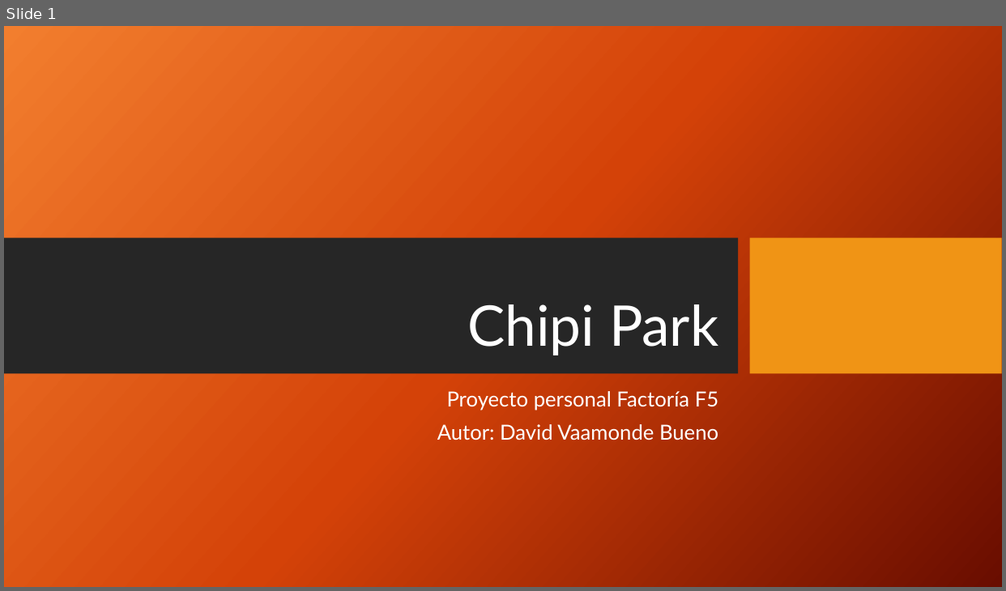
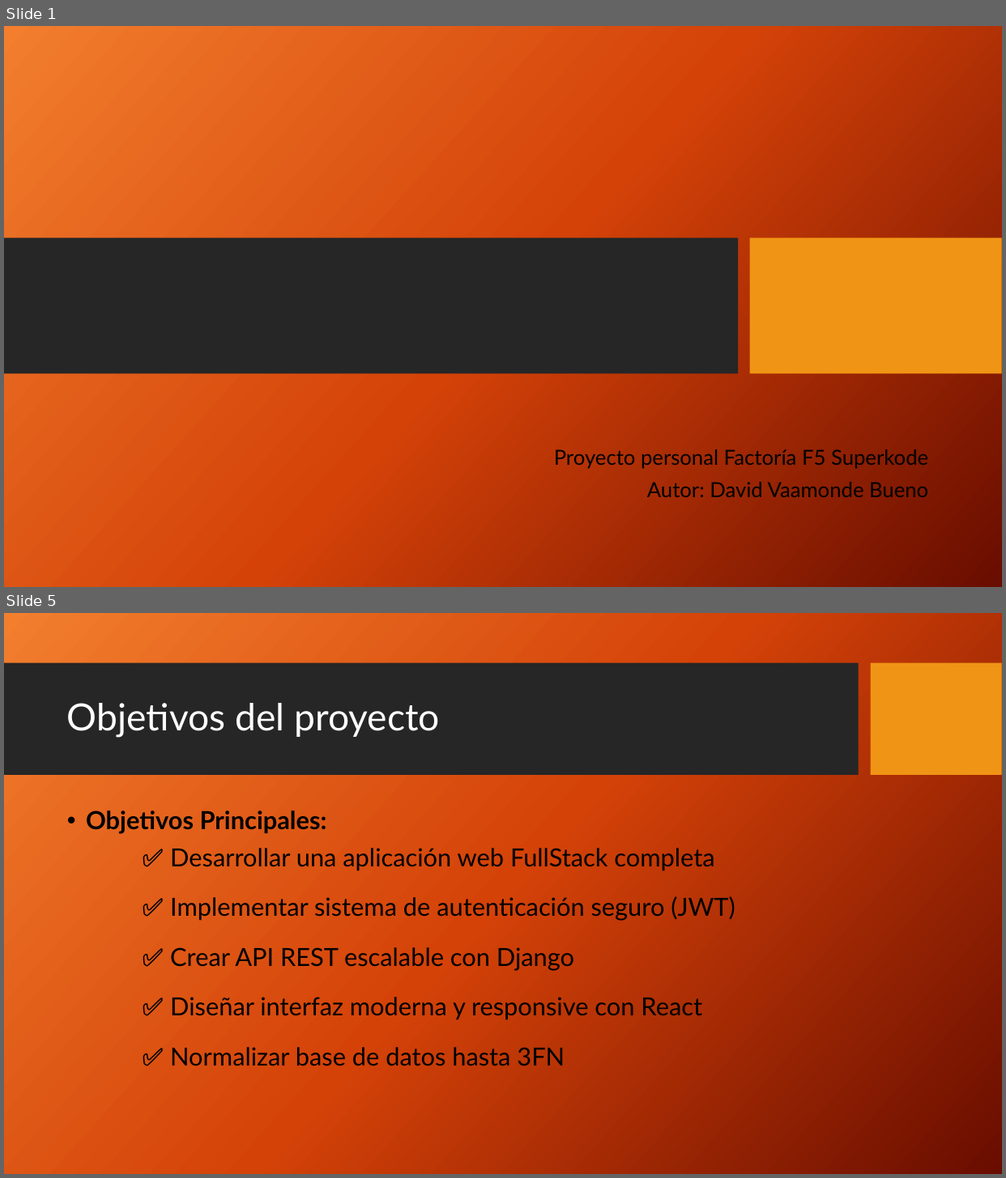
Before and after one commit to DavidLapi/Chipi-Park, a slide deck: Documentation/Chipi Park.pptx. Shown one above the other, each under a label of ours: slide 1 before the commit, slides 1 and 5 after it; the slides between them are not shown. The pictures are 1006x591 and 1006x1178 pixels, drawn with LibreOffice and Linux fonts; fonts in the diff are those of the drawing; background and template pictures are left out. Boxes give left, top, right and bottom in pixels: in the first picture for what was removed or moved away, otherwise in the second. Text is boxed around its words. In the diff, an @@ line names an element or a change of style, - is before the commit and + after.

```diff
--- a/Documentation/Chipi Park.pptx
+++ b/Documentation/Chipi Park.pptx
@@ slide 5 added at [4, 613, 1002, 1174], background picture (left out) @@
@@ rectangle added at [4, 663, 859, 776], fill #262626 @@
@@ rectangle added at [871, 663, 1002, 776], fill #F09415 @@
@@ title added at [67, 703, 439, 738], 36 pt, text #FFFFFF @@
+Objetivos del proyecto
@@ text added at [86, 811, 735, 1067], 24 pt, text #000000 @@
+• Objetivos Principales:
+✅ Desarrollar una aplicación web FullStack completa
+✅ Implementar sistema de autenticación seguro (JWT)
+✅ Crear API REST escalable con Django
+✅ Diseñar interfaz moderna y responsive con React
+✅ Normalizar base de datos hasta 3FN
@@ slide 1 changed as well @@
@@ title removed at [467, 305, 718, 356] @@
-Chipi Park
@@ subtitle "Proyecto personal Factoría F5 Superkode": place and size @@
-subtitle "Proyecto personal Factoría F5 Superkode" at [437, 391, 718, 441]
+subtitle "Proyecto personal Factoría F5 Superkode" at [554, 450, 928, 497]
@@ subtitle at [554, 450, 928, 469]: text changed; text colour #FFFFFF to #000000 @@
-Proyecto personal Factoría F5
+Proyecto personal Factoría F5 Superkode
@@ subtitle at [647, 482, 928, 497]: text colour #FFFFFF to #000000 in "Autor: David Vaamonde Bueno" @@
```
Also in this commit, not shown: 26 other slides added, 1 slide removed, 6 other files.
